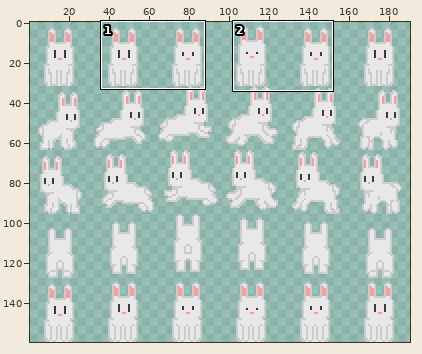
A sprite sheet gets an edit: res/bunny.png. The picture above shows the old version from afar; the outline marks the close-up.
Close-up. As it was:
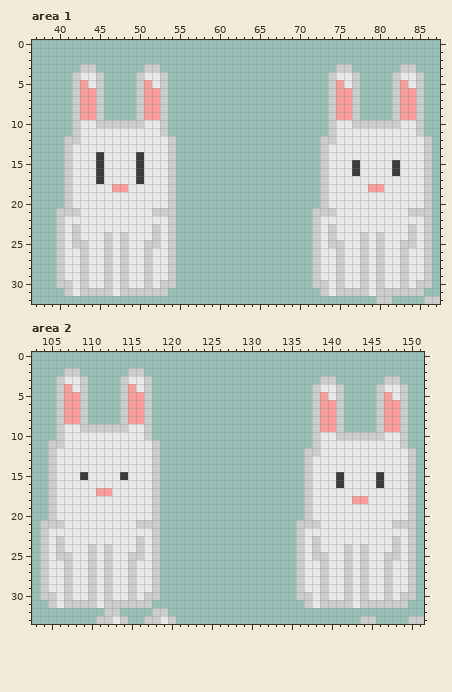
The file is 192x160 pixels. Colours within 5 levels of each other are drawn and written as one. Shown: area 1: x 37..87, y 0..32; area 2: x 103..151, y 0..33. The wide view leaves out empty margins. The commit also changed other parts of the picture, which this record leaves out.
New version:
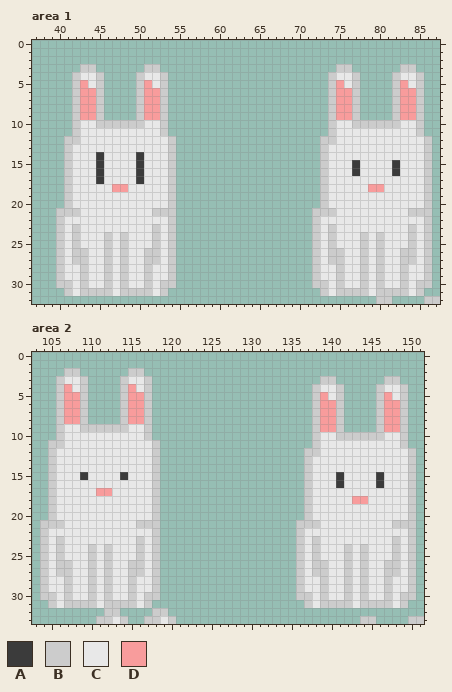
Palette (. is transparent): A #3b3b3b  B #cccccc  C #e8e8e8  D #f89c9c
From old to new:
Area 1:
The edit turns colour C into colour B in rows 26 to 27 at x 42, 52, 74 and 84.
The edit turns colour B into colour C in row 25 at x 43, 51, 75 and 83; in row 31 at x 52 and 84.
Area 2:
The edit turns colour C into colour B in rows 26 to 27 at x 106, 116, 138 and 148.
The edit turns colour B into colour C in row 25 at x 107, 115, 139 and 147; in row 31 at x 116 and 148.
Where, in picture pixels (left, top, right, bottom), the same in both close-ups:
changed: (72, 240, 88, 264)
changed: (144, 240, 160, 296)
changed: (328, 240, 344, 264)
changed: (400, 240, 416, 296)
changed: (56, 552, 72, 576)
changed: (128, 552, 144, 608)
changed: (312, 552, 328, 576)
changed: (384, 552, 400, 608)
